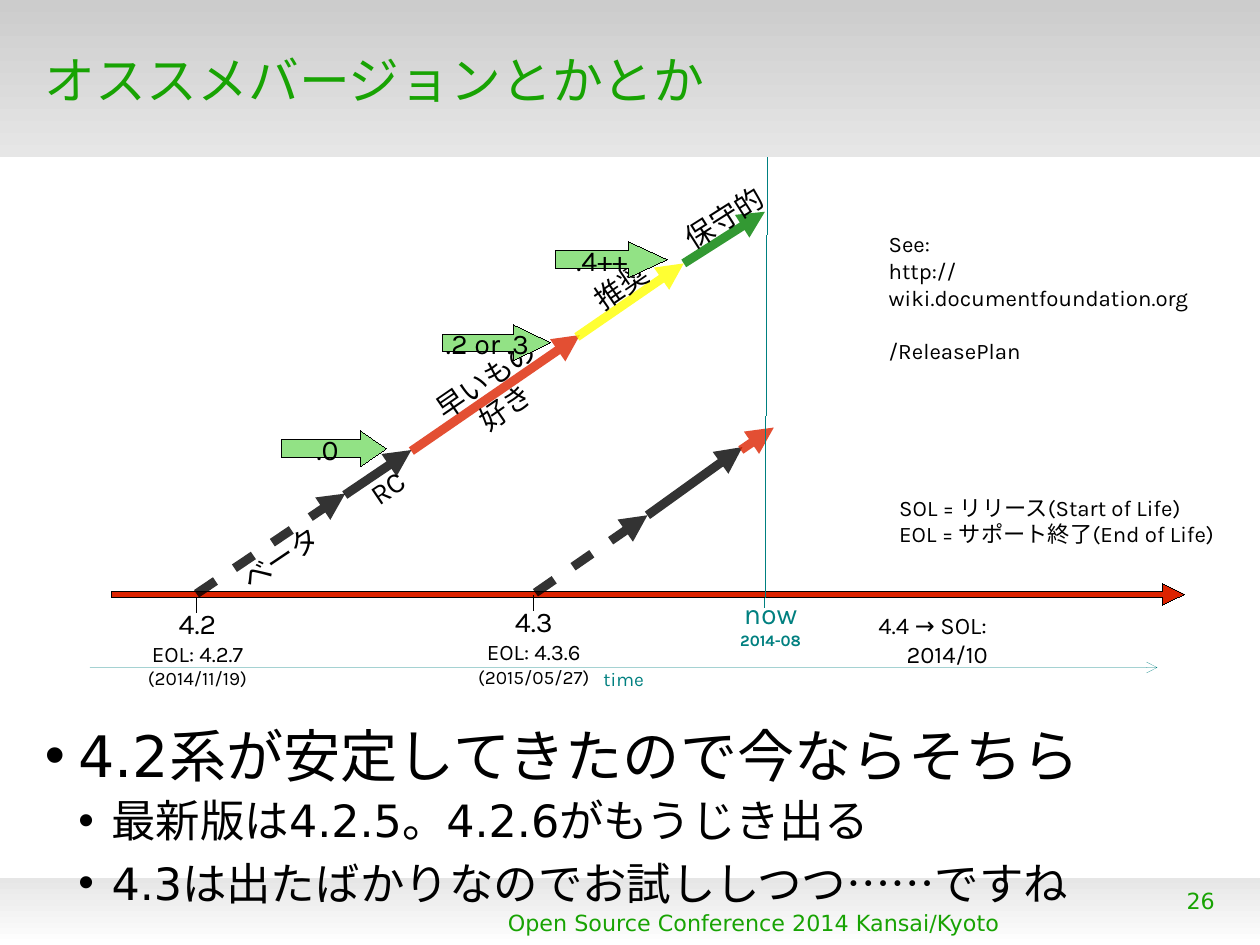
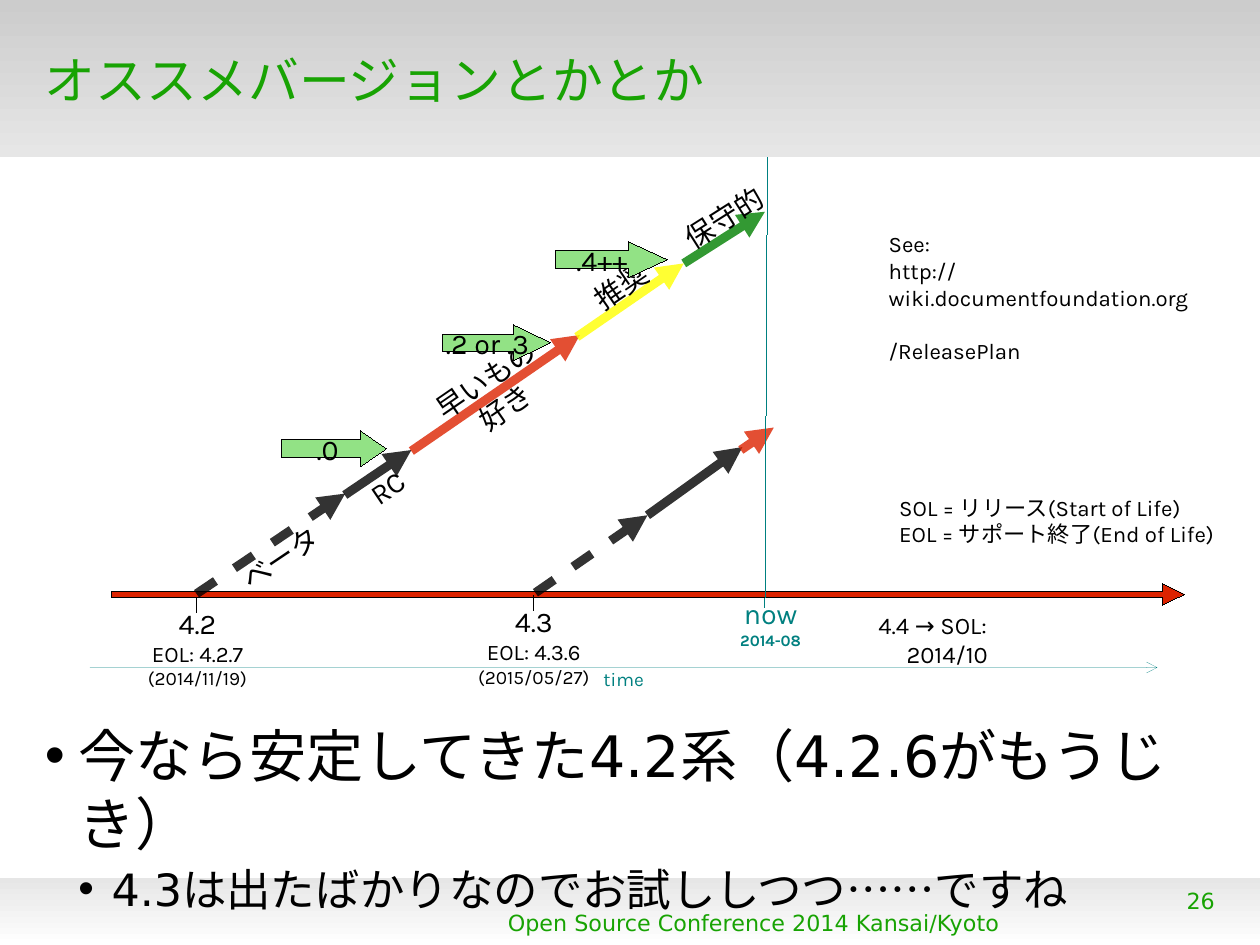
Before and after one commit to gitter-badger/KantoLibreOffice, a slide deck: slide 26 of others/OSC2014Kansai.odp. Drawn at 1260x945 pixels with LibreOffice and Linux fonts; fonts in the diff are those of the drawing; background and template pictures are left out. Boxes give left, top, right and bottom in pixels: in the first picture for what was removed or moved away, otherwise in the second. Text is boxed around its words. In the diff, an @@ line names an element or a change of style, - is before the commit and + after.

```diff
--- a/others/OSC2014Kansai.odp
+++ b/others/OSC2014Kansai.odp
@@ text at (x1=78, y1=728, x2=1166, y2=783): text changed; size 28 to 36 pt @@
-• 4.2系が安定してきたので今ならそちら
-  • 最新版は4.2.5。4.2.6がもうじき出る
+• 今なら安定してきた4.2系（4.2.6がもうじき）
```
Also in this commit, not shown: 3 other slides changed.
